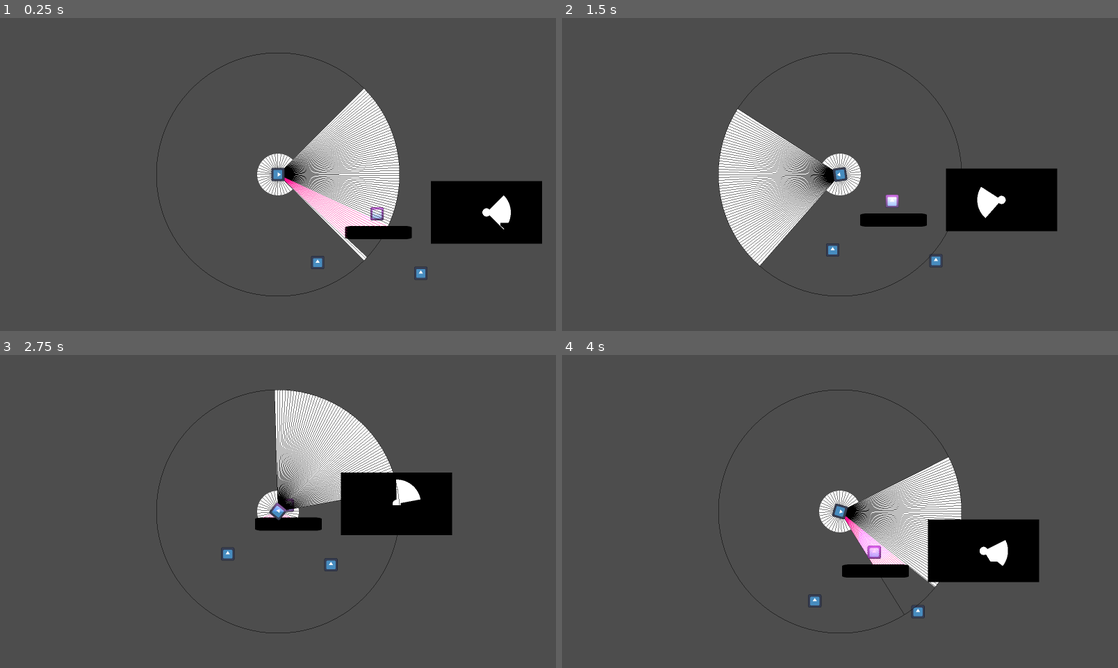
Above: before the commit, frames 1-4 (two rows, left to right).
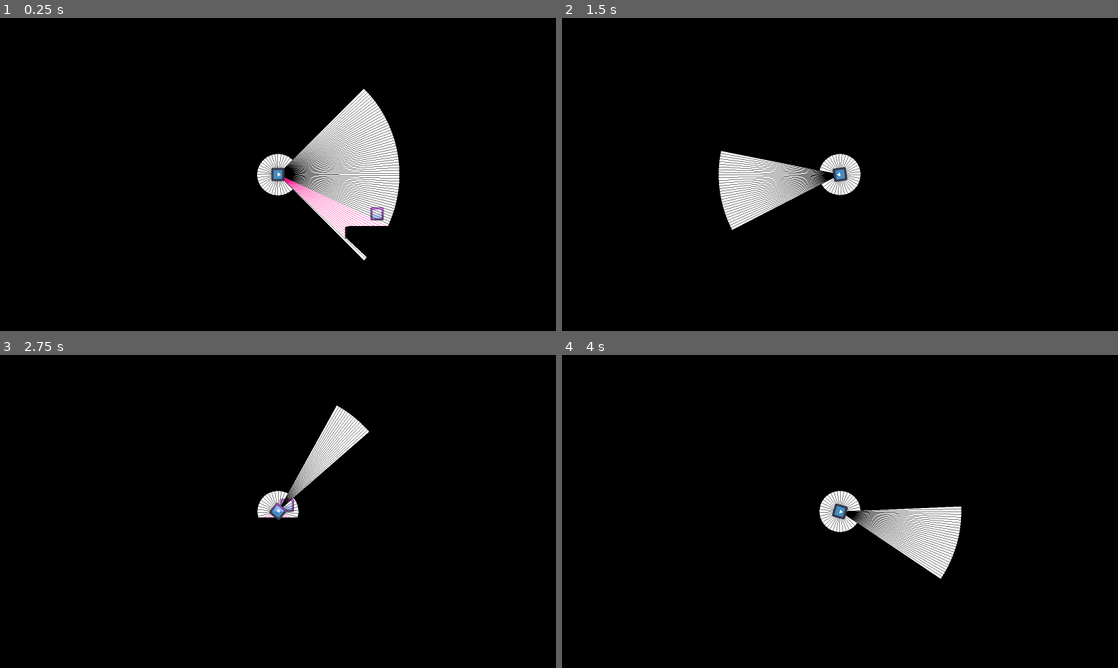
Above: after the commit, the same moments.

Repository: JYiuDev/FOV_Visualization_Demo
Game: Godot game, scene res://Stage/stage.tscn
Same seed, same stepped clock (60 frames per second), same inputs: the game is played once before the commit and once after it. This scene is started directly instead of the project's main scene. The engine's default icon, where the game draws it, is replaced by a stand-in: a white triangle on a blue panel in a dark square.
Inputs (mouse positions are in pixels of both pictures, inside the frame that each line leads up to):
- Up to frame 1 (0.25 s): no input
- Up to frame 2 (1.5 s): tap Enter at 0.5 s; move the mouse to (962, 158) at 0.52 s; hold D (Right) 0.53-1.28 s; tap C (Change FOV) at 0.6, 1.35 s; move the mouse to (728, 190) at 1.27 s; hold S (Down) from 1.28 s (still down)
- Up to frame 3 (2.75 s): move the mouse to (333, 442) at 2.02 s; release S (Down) at 2.03 s; hold D (Right) from 2.03 s (still down); tap C (Change FOV) at 2.1 s
- Up to frame 4 (4 s): move the mouse to (812, 574) at 2.77 s; release D (Right) at 2.78 s; hold W (Up) 2.78-3.53 s; tap C (Change FOV) at 2.85, 3.6 s; move the mouse to (1006, 558) at 3.52 s; hold A (Left) from 3.53 s (still down)

The runs differ from the first frame. In frame 1, 89% of the frame differs, in the area x 0-100%, y 0-100%; in frame 2, 93%; in frame 3, 95%; in frame 4, 95%.

Commit message:
small update
next task: makse sampler2d shader to ONLY render visible parts of the real world

Diff:
--- a/Shaders/meshNormal.gdshader
+++ b/Shaders/meshNormal.gdshader
@@ -9,6 +9,8 @@
 	if(current_color != fov_mesh_color)
 	{
 		COLOR = non_mesh_color;
+	} else{
+		COLOR.a = 0.0;
 	}
 }
 
--- a/Stage/stage.tscn
+++ b/Stage/stage.tscn
@@ -25,6 +25,11 @@
 
 [node name="Stage" type="Node2D"]
 
+[node name="NormalMap" type="Sprite2D" parent="."]
+z_index = 1
+material = SubResource("ShaderMaterial_v7p6t")
+texture = SubResource("ViewportTexture_cue7j")
+
 [node name="Character" parent="." instance=ExtResource("1_ja7ih")]
 scale = Vector2(1, 1)
 
@@ -34,7 +39,7 @@
 [node name="FOV" parent="Character" index="2" node_paths=PackedStringArray("vpMesh")]
 ringRadius = 60.0
 viewRadius = 350.0
-viewTransitionTime = 5.0
+viewTransitionTime = 0.5
 ringResolution = 0.1
 raycastResolution = 0.75
 edgeThreshhold = 15.0
@@ -49,6 +54,10 @@
 
 [node name="RemoteTransform2D" type="RemoteTransform2D" parent="Character"]
 remote_path = NodePath("../../SubViewportContainer/SubViewport/PlayerFollower")
+
+[node name="NormalMapRemote" type="RemoteTransform2D" parent="Character"]
+remote_path = NodePath("../../NormalMap")
+update_rotation = false
 
 [node name="Target" parent="." instance=ExtResource("2_us1wp")]
 position = Vector2(114, 253)
@@ -65,10 +74,10 @@
 disable_mode = 0
 
 [node name="SubViewportContainer" type="SubViewportContainer" parent="."]
-offset_left = -3426.0
-offset_top = 552.0
-offset_right = -1826.0
-offset_bottom = 1452.0
+offset_left = -2736.0
+offset_top = -466.0
+offset_right = -1136.0
+offset_bottom = 434.0
 stretch = true
 
 [node name="SubViewport" type="SubViewport" parent="SubViewportContainer"]
@@ -92,12 +101,6 @@
 
 [node name="NormalMesh" type="MeshInstance2D" parent="SubViewportContainer/SubViewport/PlayerFollower"]
 
-[node name="NormalMap" type="Sprite2D" parent="."]
-material = SubResource("ShaderMaterial_v7p6t")
-position = Vector2(600, 109)
-scale = Vector2(0.2, 0.2)
-texture = SubResource("ViewportTexture_cue7j")
-
 [node name="PointLight2D" type="PointLight2D" parent="."]
 position = Vector2(287, 84)
 color = Color(0.870588, 0.266667, 0.552941, 1)
